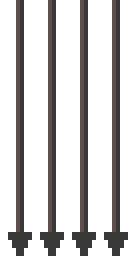
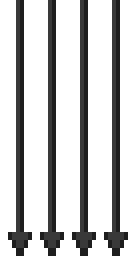
Layer changes from the first (136, 256) image to the second:
removed group "Group 1 copy" (1 layers) over [16, 0, 120, 32]
removed group "Group 1" (1 layers) over [8, 0, 128, 256]
moved "Arrow Bar" out of group "Group 1", painted on it over [8, 0, 128, 256]
